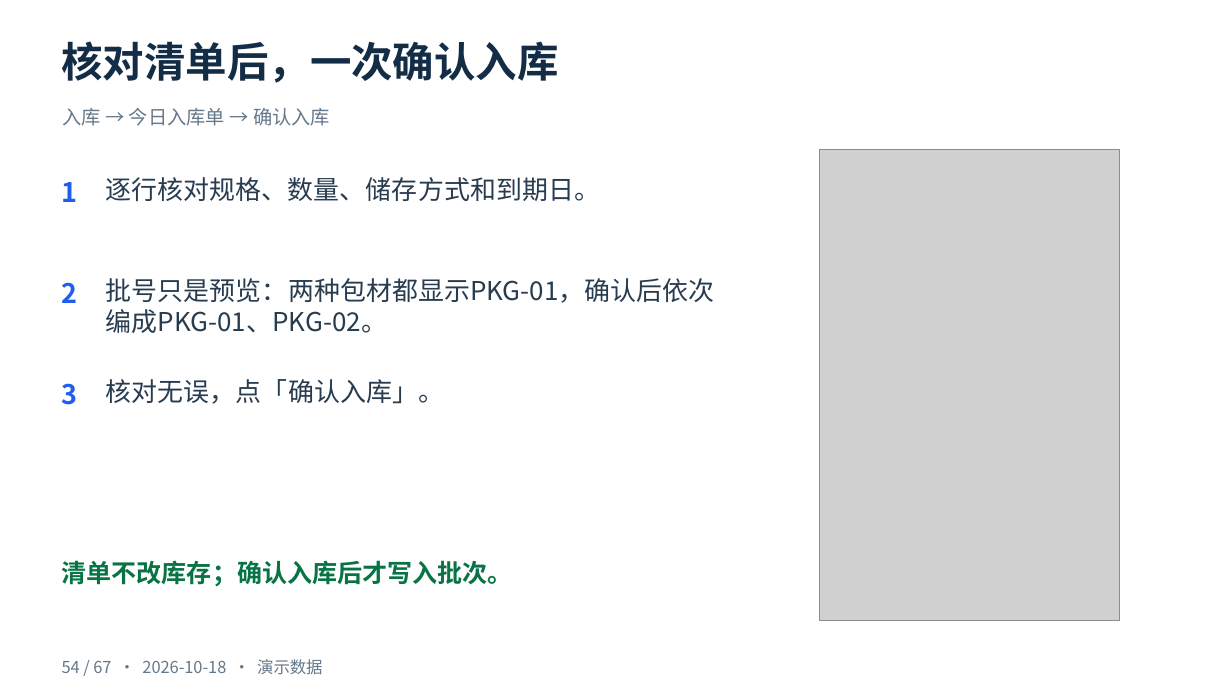
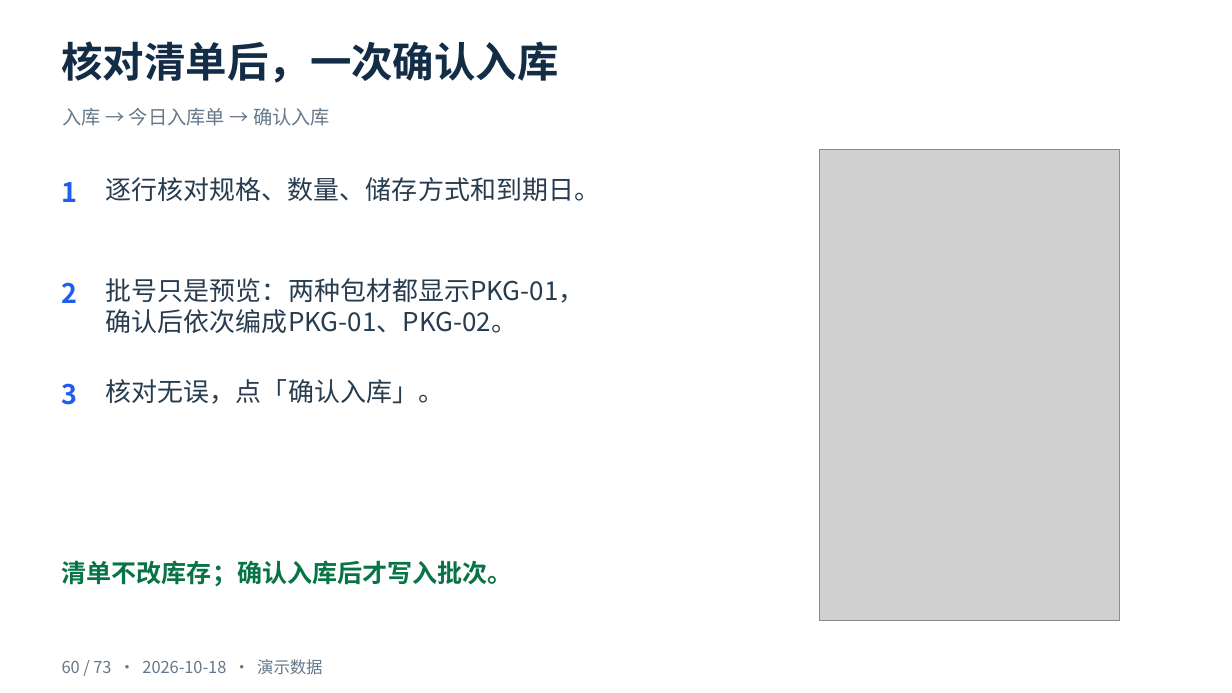
Before and after one commit to cangjie/snowmeet_ai_doc, a slide deck: slide 60 of docs/fnb/training/食材管理-v4-从零上手到出餐扣减-2026-10-18.pptx (slide 54 before the commit). Drawn at 1232x693 pixels with LibreOffice and Linux fonts; fonts in the diff are those of the drawing; grey boxes stand for pictures. Boxes give left, top, right and bottom in pixels: in the first picture for what was removed or moved away, otherwise in the second. Text is boxed around its words. In the diff, an @@ line names an element or a change of style, - is before the commit and + after.

```diff
--- a/docs/fnb/training/食材管理-v4-从零上手到出餐扣减-2026-10-18.pptx
+++ b/docs/fnb/training/食材管理-v4-从零上手到出餐扣减-2026-10-18.pptx
@@ text at box(106, 278, 585, 333): text changed @@
-批号只是预览：两种包材都显示PKG-01，确认后依次编成PKG-01、PKG-02。
+批号只是预览：两种包材都显示PKG-01，
+确认后依次编成PKG-01、PKG-02。
@@ text at box(62, 659, 322, 675): text changed @@
-54 / 67 · 2026-10-18 · 演示数据
+60 / 73 · 2026-10-18 · 演示数据
```
Also in this commit, not shown: 66 other slides changed, 6 slides added, 3 other files.
